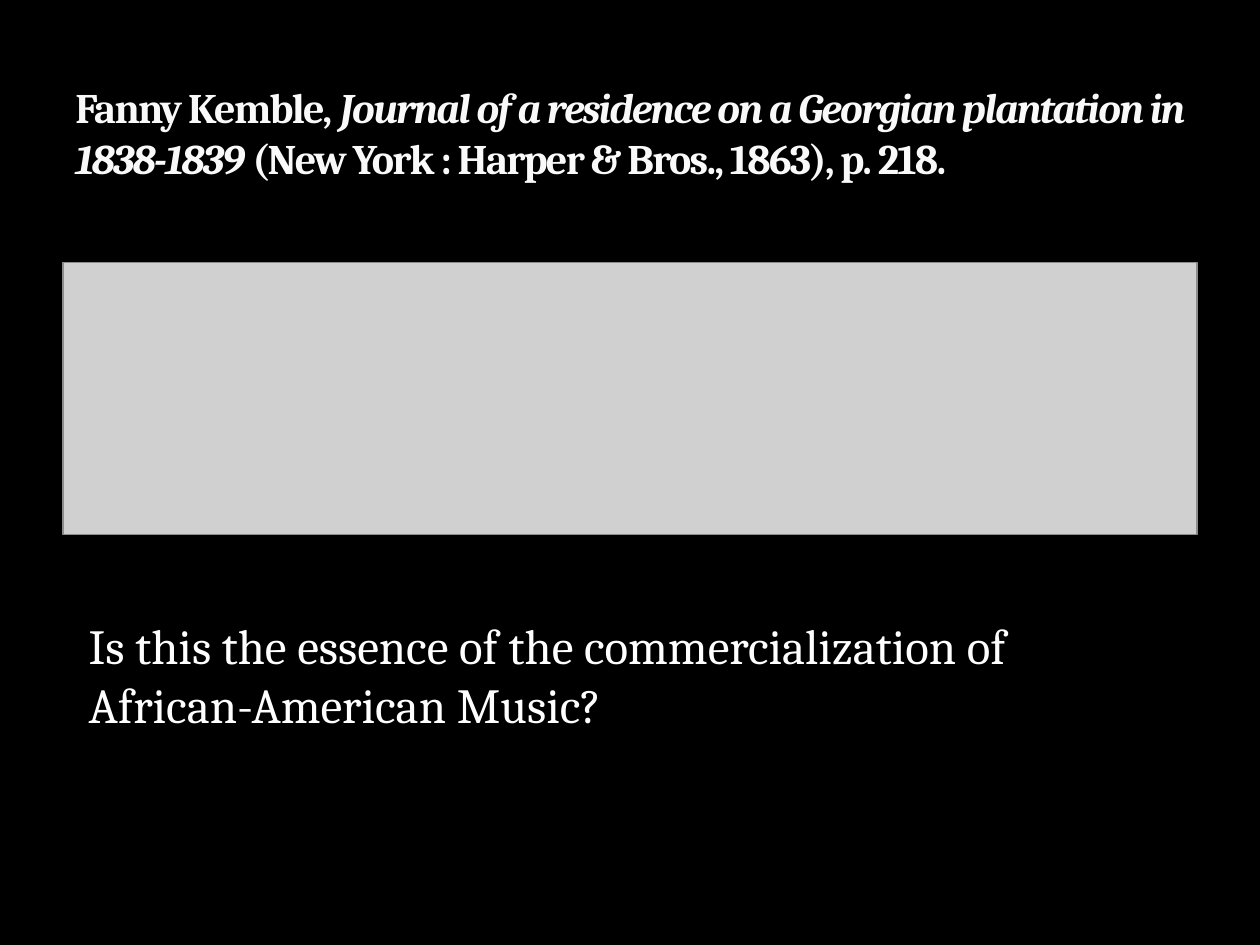
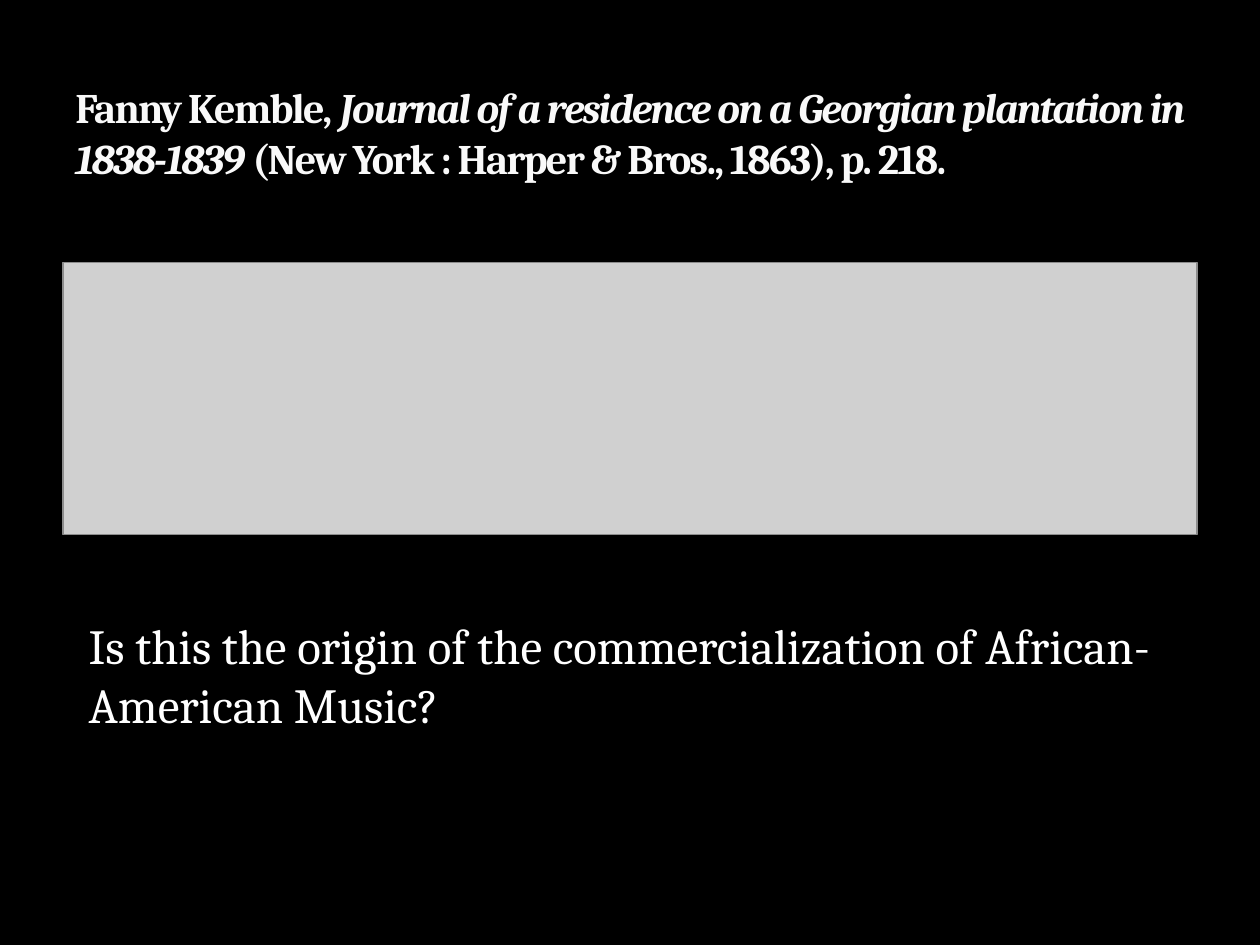
Before and after one commit to mrbaker1917/website, a slide deck: slide 11 of HSTR121/ppts/History_Rock_Intro.pptx. Drawn at 1260x945 pixels with LibreOffice and Linux fonts; fonts in the diff are those of the drawing; grey boxes stand for pictures; background and template pictures are left out. Boxes give left, top, right and bottom in pixels: in the first picture for what was removed or moved away, otherwise in the second. Text is boxed around its words. In the diff, an @@ line names an element or a change of style, - is before the commit and + after.

```diff
--- a/HSTR121/ppts/History_Rock_Intro.pptx
+++ b/HSTR121/ppts/History_Rock_Intro.pptx
@@ text at bbox=[89, 629, 1150, 724]: text changed @@
-Is this the essence of the commercialization of African-American Music?
+Is this the origin of the commercialization of African-American Music?
```
Also in this commit, not shown: 2 other slides changed, 1 slide added.
